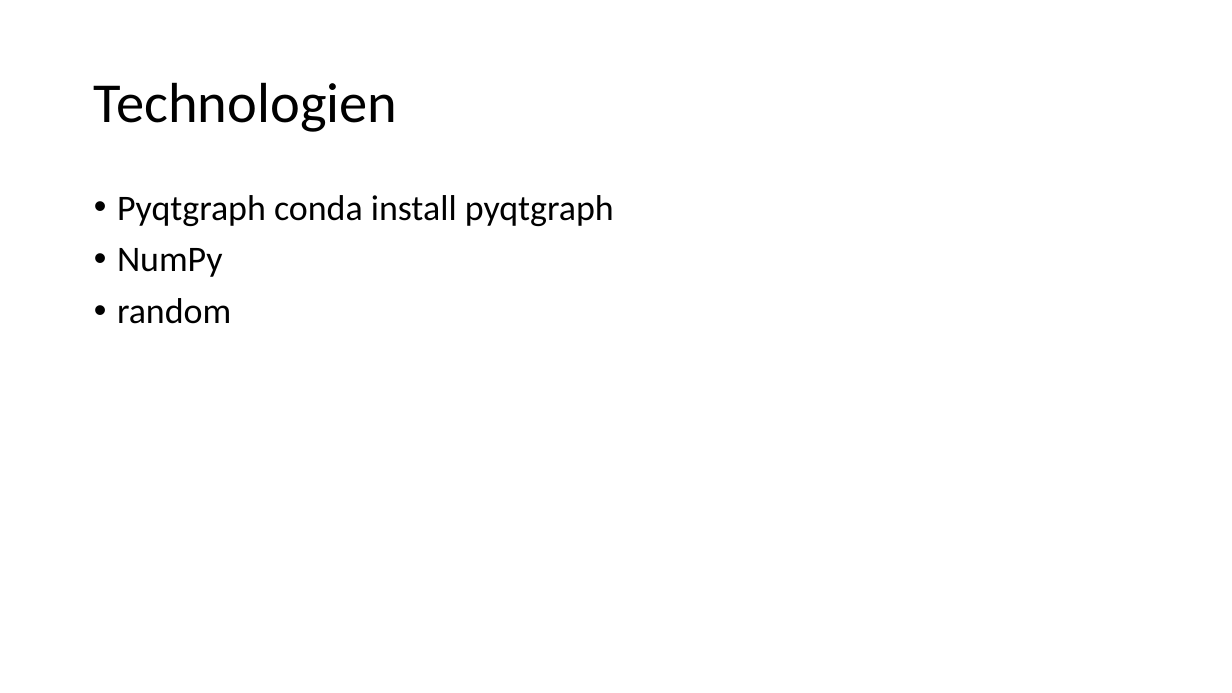
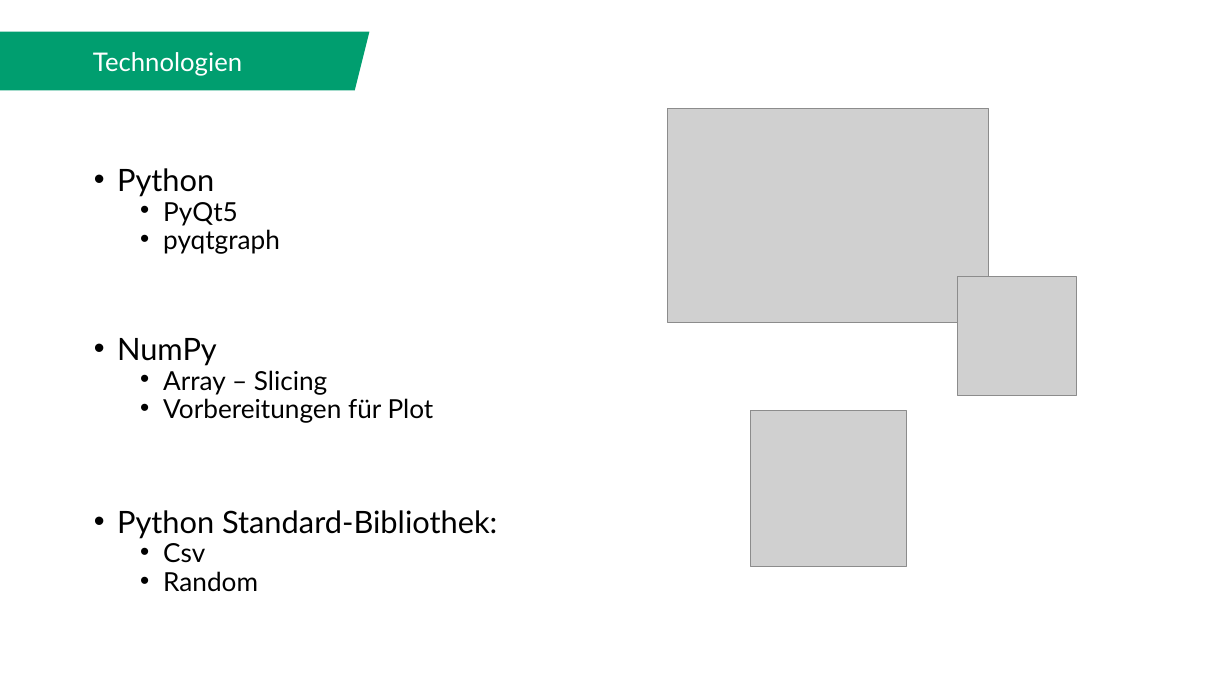
Before and after one commit to JonasAdler/pandemic_simulator, a slide deck: slide 7 of Abschlusspräsentation zum Bachelor-Praktikum.pptx. Drawn at 1232x693 pixels with LibreOffice and Linux fonts; fonts in the diff are those of the drawing; grey boxes stand for pictures. Boxes give left, top, right and bottom in pixels: in the first picture for what was removed or moved away, otherwise in the second. Text is boxed around its words. In the diff, an @@ line names an element or a change of style, - is before the commit and + after.

```diff
--- a/Abschlusspräsentation zum Bachelor-Praktikum.pptx
+++ b/Abschlusspräsentation zum Bachelor-Praktikum.pptx
@@ text "Technologien": place and size @@
-text "Technologien" at [94, 82, 397, 132]
+text "Technologien" at [93, 52, 242, 76]
@@ text "Technologien" at [93, 52, 242, 76]: size 44 to 20 pt, font Calibri to Lato, text colour #000000 to #FFFFFF; alignment left to centre; line spacing 0.9 to 1; vertical alignment middle to top @@
@@ parallelogram added at [0, 32, 369, 90], fill #009E6F, outline #009E6F 1 pt @@
@@ picture added at [668, 108, 989, 323] @@
@@ text "Python": place and size @@
-text "Python" at [117, 195, 614, 324]
+text "Python" at [117, 168, 497, 591]
@@ text at [117, 168, 280, 254]: text changed; size 28 to 20.4 pt; font Calibri to Lato @@
-• Pyqtgraph conda install pyqtgraph
+• Python
+  • PyQt5
+  • pyqtgraph
@@ picture added at [958, 276, 1077, 396] @@
@@ text at [117, 338, 217, 366]: size 28 to 24.1 pt, font Calibri to Lato in "NumPy"; line spacing 0.9 to 0.7 @@
@@ text at [117, 370, 497, 591]: text changed; size 28 to 20.4 pt; font Calibri to Lato @@
-• random
+  • Array – Slicing
+  • Vorbereitungen für Plot
+• Python Standard-Bibliothek:
+  • Csv
+  • Random
@@ picture added at [750, 410, 907, 567] @@
```
Also in this commit, not shown: 8 other slides changed, 1 slide added, 1 slide removed.
